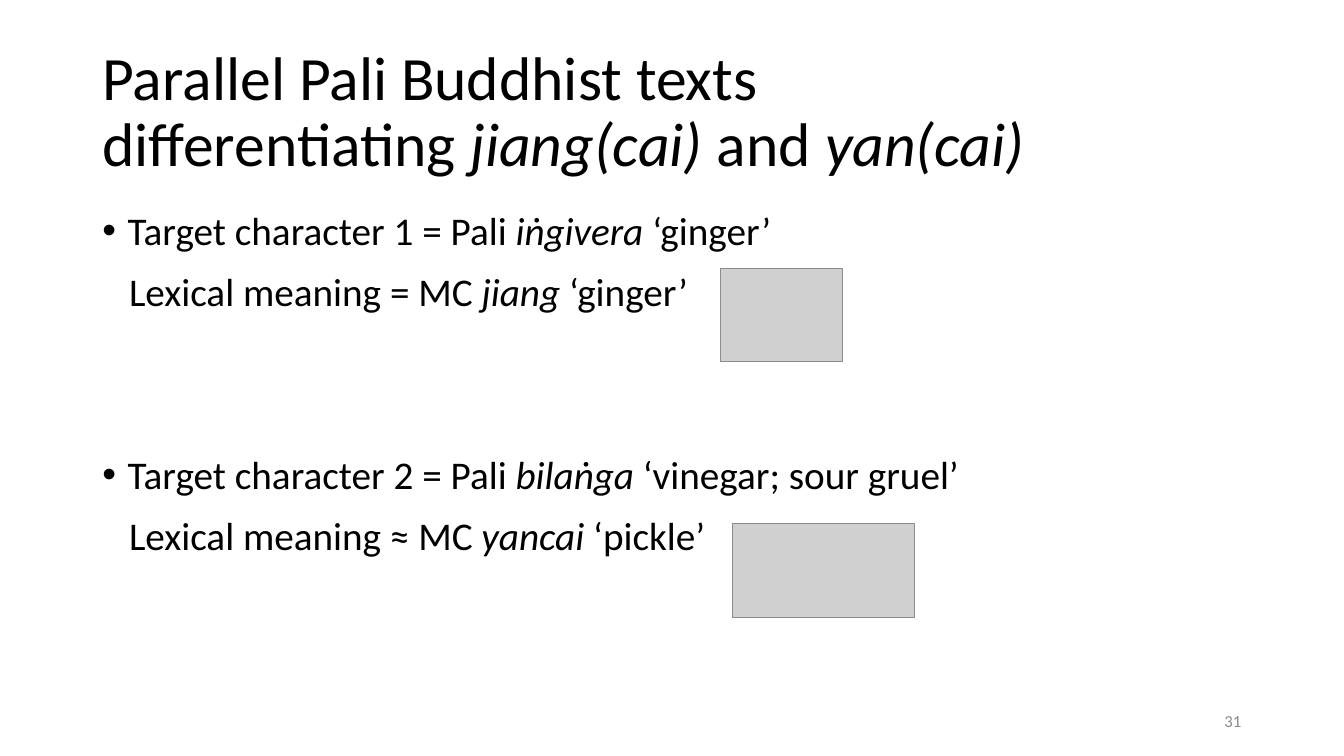
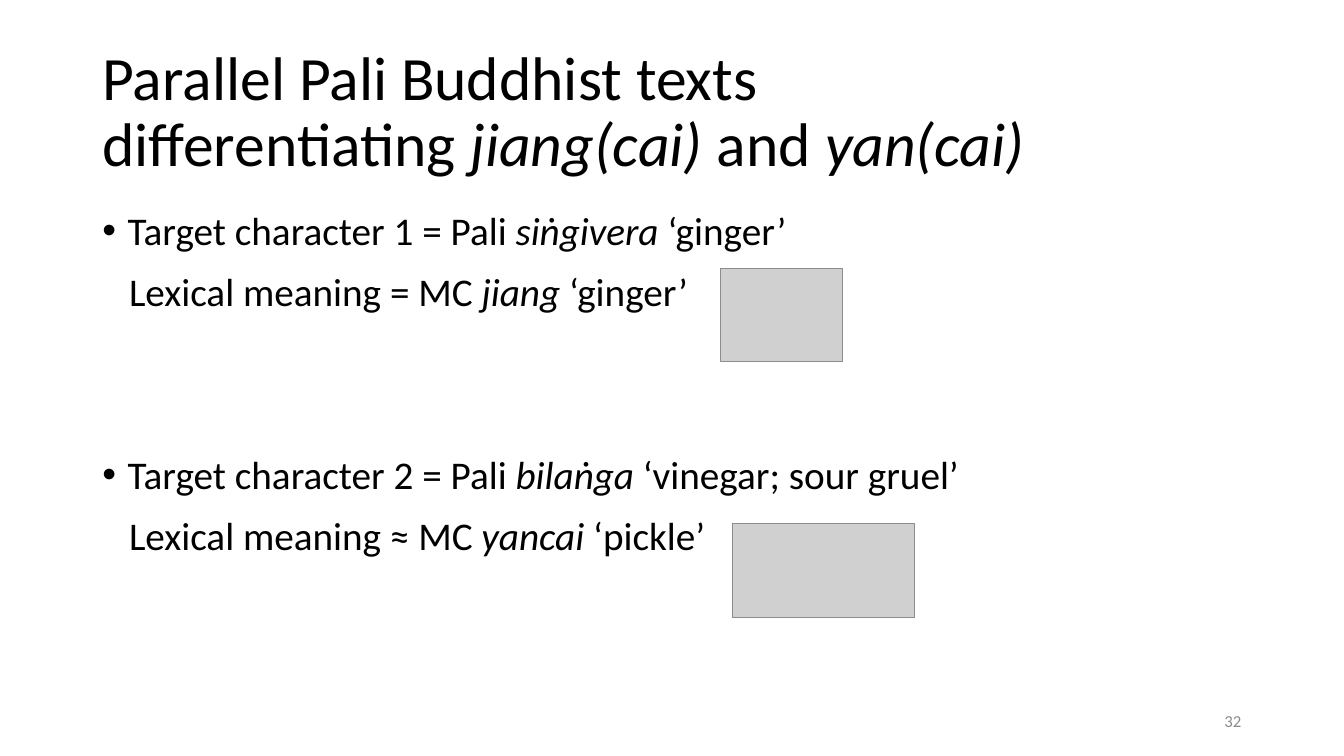
Before and after one commit to Yeheyinyan/AOS234_Talk_YaoZhang, a slide deck: slide 32 of AOS2024_YaoZhang.pptx (slide 31 before the commit). Drawn at 1344x756 pixels with LibreOffice and Linux fonts; fonts in the diff are those of the drawing; grey boxes stand for pictures. Boxes give left, top, right and bottom in pixels: in the first picture for what was removed or moved away, otherwise in the second. Text is boxed around its words. In the diff, an @@ line names an element or a change of style, - is before the commit and + after.

```diff
--- a/AOS2024_YaoZhang.pptx
+++ b/AOS2024_YaoZhang.pptx
@@ text at [128,217,787,252]: text changed @@
-• Target character 1 = Pali iṅgivera ‘ginger’
+• Target character 1 = Pali siṅgivera ‘ginger’
@@ page number at [1224,716,1241,727]: text changed @@
-31
+32
```
Also in this commit, not shown: 7 other slides changed, 1 slide added, 1 other file.
